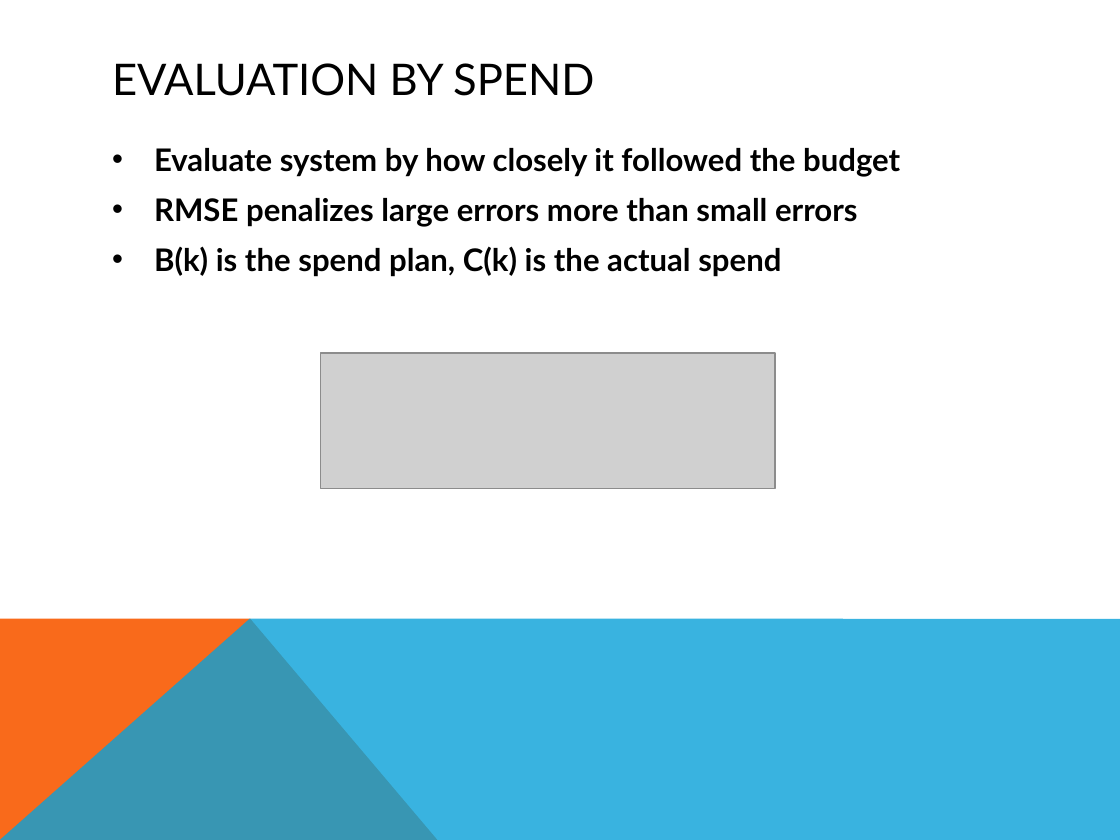
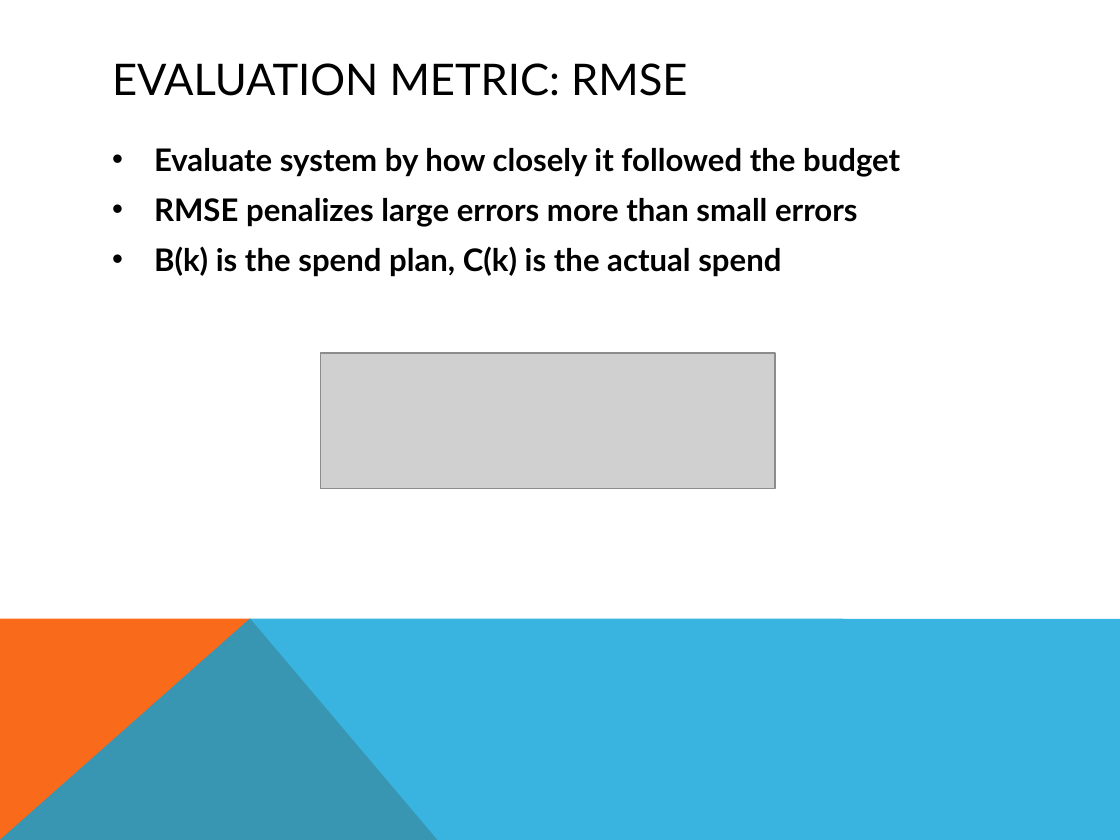
Before and after one commit to PragmaticLab/RTB_Budget_Pacing_Summarized, a slide deck: slide 22 of RTBPacingTechniques.pptx. Drawn at 1120x840 pixels with LibreOffice and Linux fonts; fonts in the diff are those of the drawing; grey boxes stand for pictures. Boxes give left, top, right and bottom in pixels: in the first picture for what was removed or moved away, otherwise in the second. Text is boxed around its words. In the diff, an @@ line names an element or a change of style, - is before the commit and + after.

```diff
--- a/RTBPacingTechniques.pptx
+++ b/RTBPacingTechniques.pptx
@@ title at (112, 63, 687, 96): text changed @@
-EVALUATION BY SPEND
+EVALUATION METRIC: RMSE
```
Also in this commit, not shown: 13 other slides changed, 1 slide added, 1 slide removed, 1 other file.
